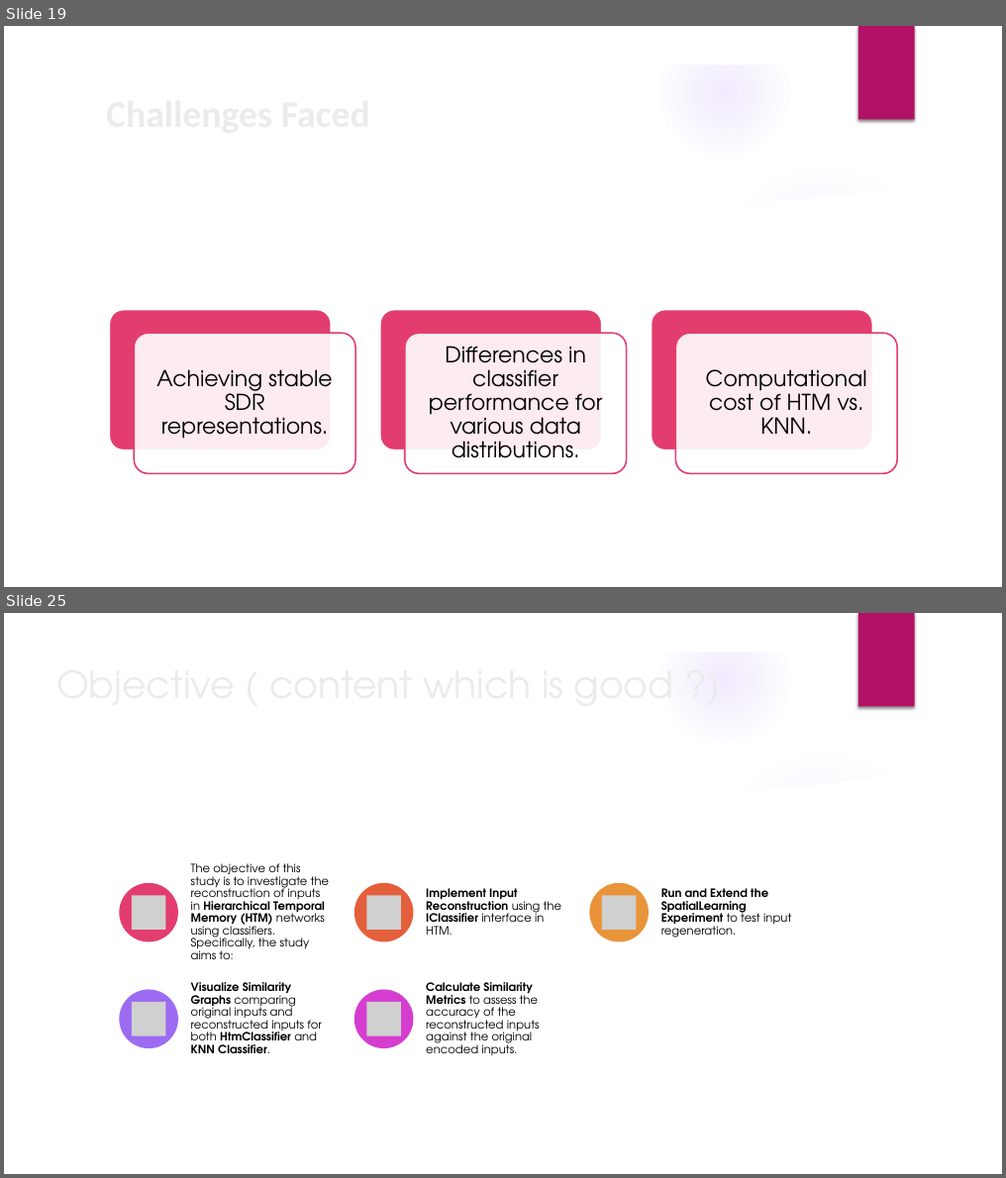
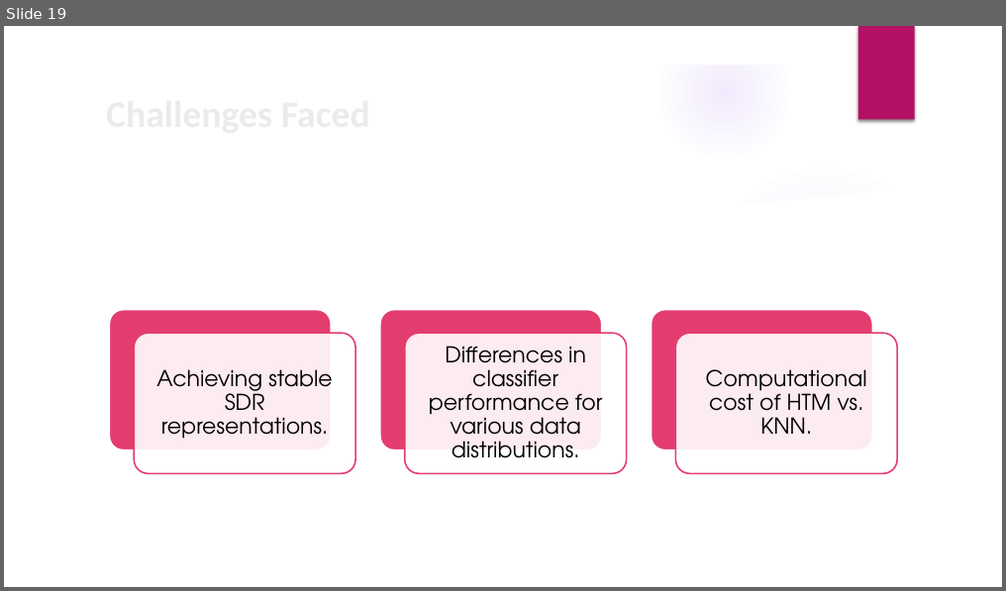
Before and after one commit to prnshubn/neocortexapi-team-untitled, a slide deck: source/Documentation_Team_Untitled/Team_Untitled_Presentation.pptx. Shown one above the other, each under a label of ours: slides 19 and 25 before the commit, slide 19 after it; the slides between them are not shown. The pictures are 1006x1178 and 1006x591 pixels, drawn with LibreOffice and Linux fonts; fonts in the diff are those of the drawing; grey boxes stand for pictures; background and template pictures are left out. Boxes give left, top, right and bottom in pixels: in the first picture for what was removed or moved away, otherwise in the second. Text is boxed around its words. In the diff, an @@ line names an element or a change of style, - is before the commit and + after.

Commit message:
Modified KNN Classifier Performance

```diff
--- a/source/Documentation_Team_Untitled/Team_Untitled_Presentation.pptx
+++ b/source/Documentation_Team_Untitled/Team_Untitled_Presentation.pptx
@@ slide 25 removed at [4,613,1002,1174], background picture (left out); not listed: 9 template elements that a slide beside it also shows @@
@@ title removed at [49,658,955,805] @@
-Objective ( content which is good ?)
@@ group removed at [119,863,791,1056]: 5 ellipses, 5 pictures, 5 texts @@
-The objective of this study is to investigate the reconstruction of inputs in Hierarchical Temporal Memory (HTM) networks using classifiers. Specifically, the study aims to:
-Implement Input Reconstruction using the IClassifier interface in HTM.
-Run and Extend the SpatialLearning Experiment to test input regeneration.
-Visualize Similarity Graphs comparing original inputs and reconstructed inputs for both HtmClassifier and KNN Classifier.
-Calculate Similarity Metrics to assess the accuracy of the reconstructed inputs against the original encoded inputs.
```
Also in this commit, not shown: 5 slides changed, 6 other slides removed.
